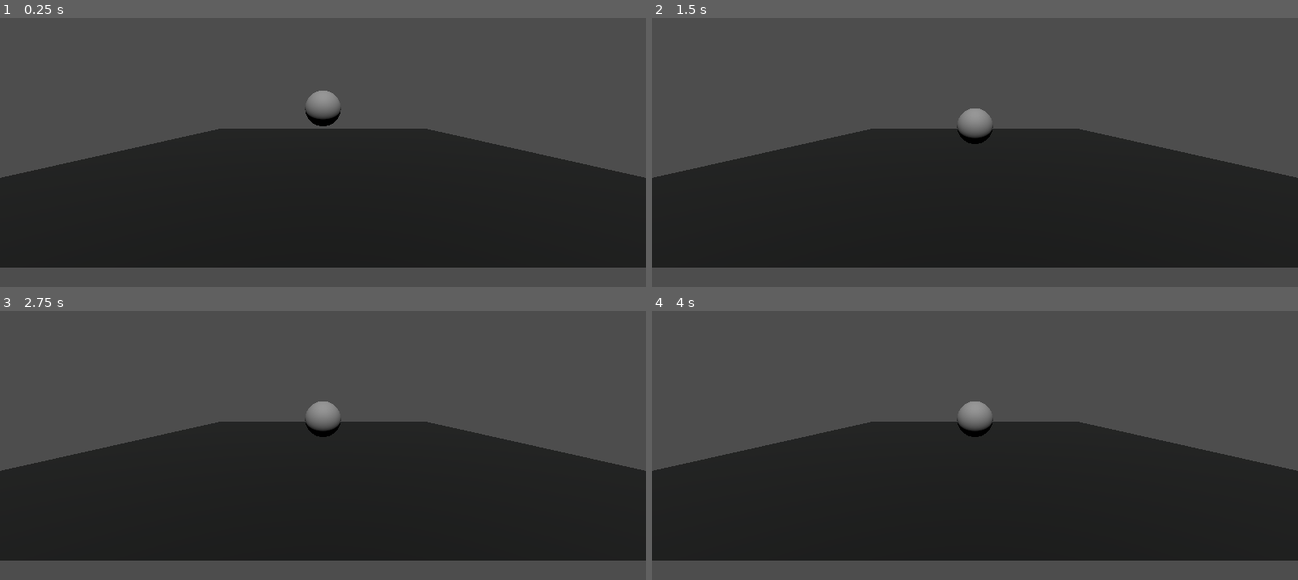
Above: before the commit, frames 1-4 (two rows, left to right).
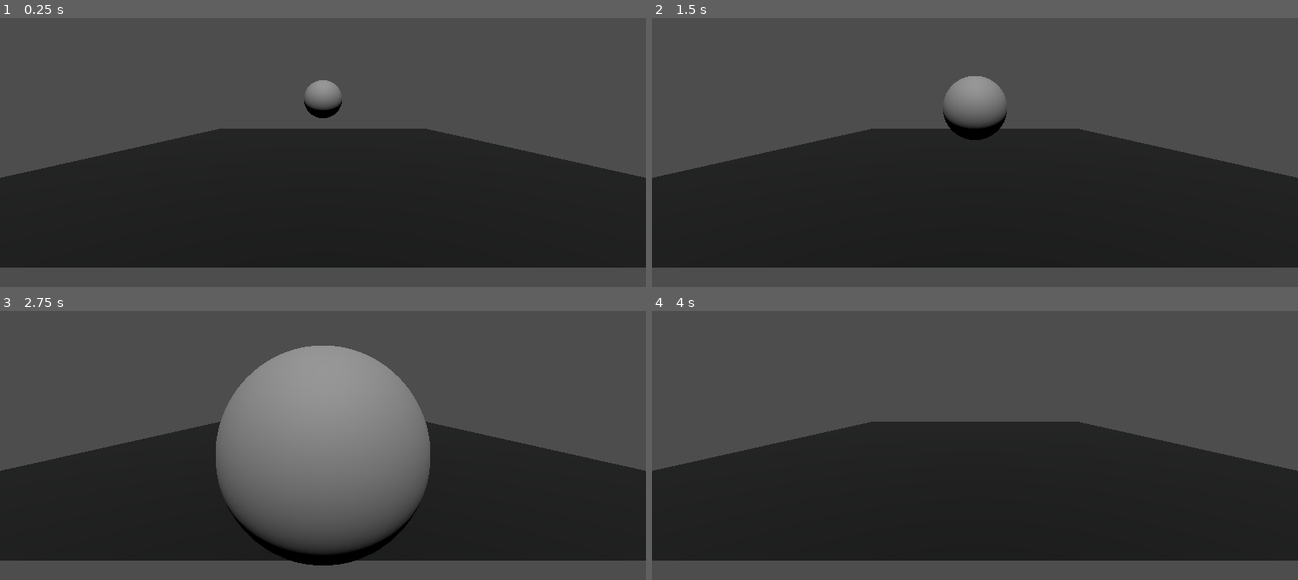
Above: after the commit, the same moments.

Repository: motionnblur/3d-prototype-godot
Game: Godot game, scene res://node_3d.tscn
The game is run twice, just before and just after one commit, with the same random seed, the same clock (stepped at 60 frames per second) and the same inputs. The project has no main scene, so this scene is started directly.
Inputs:
- Up to frame 1 (0.25 s): no input
- Up to frame 2 (1.5 s): no input
- Up to frame 3 (2.75 s): no input
- Up to frame 4 (4 s): tap Enter at 3.5 s

The runs differ from the first frame. In frame 1, 0.7% of the frame differs, in the area x 47-53%, y 23-41%; in frame 2, 1.6%; in frame 3, 20%, in the area x 33-67%, y 12-95%; in frame 4, 0.5%.

Commit message:
Move sphere

Diff:
--- a/node_3d.tscn
+++ b/node_3d.tscn
@@ -1,4 +1,10 @@
-[gd_scene load_steps=6 format=3 uid="uid://bg4qm1eumyu0f"]
+[gd_scene load_steps=7 format=3 uid="uid://bg4qm1eumyu0f"]
+
+[ext_resource type="Script" path="res://sphere.gd" id="1_fxaeq"]
+
+[sub_resource type="SphereShape3D" id="SphereShape3D_ydlkx"]
+
+[sub_resource type="SphereMesh" id="SphereMesh_7oyq0"]
 
 [sub_resource type="BoxShape3D" id="BoxShape3D_74jhx"]
 size = Vector3(10.0977, 0.102234, 9.99438)
@@ -8,11 +14,20 @@
 [sub_resource type="StandardMaterial3D" id="StandardMaterial3D_ccyms"]
 albedo_color = Color(0.00368827, 0.0238748, 0.0135652, 1)
 
-[sub_resource type="SphereShape3D" id="SphereShape3D_ydlkx"]
+[node name="Node3D" type="Node3D"]
 
-[sub_resource type="SphereMesh" id="SphereMesh_7oyq0"]
+[node name="Camera3D" type="Camera3D" parent="."]
+transform = Transform3D(1, 0, 0, 0, 1, 0, 0, 0, 1, 0, 1.11942, 6.63049)
 
-[node name="Node3D" type="Node3D"]
+[node name="sphere" type="RigidBody3D" parent="."]
+transform = Transform3D(1, 0, 0, 0, 1, 0, 0, 0, 1, 0, 1.32525, 0)
+script = ExtResource("1_fxaeq")
+
+[node name="CollisionShape3D" type="CollisionShape3D" parent="sphere"]
+shape = SubResource("SphereShape3D_ydlkx")
+
+[node name="MeshInstance3D" type="MeshInstance3D" parent="sphere"]
+mesh = SubResource("SphereMesh_7oyq0")
 
 [node name="StaticBody3D" type="StaticBody3D" parent="."]
 
@@ -27,17 +42,5 @@
 skeleton = NodePath("../..")
 surface_material_override/0 = SubResource("StandardMaterial3D_ccyms")
 
-[node name="sphere" type="RigidBody3D" parent="."]
-transform = Transform3D(1, 0, 0, 0, 1, 0, 0, 0, 1, 0, 1.32525, 0)
-
-[node name="CollisionShape3D" type="CollisionShape3D" parent="sphere"]
-shape = SubResource("SphereShape3D_ydlkx")
-
-[node name="MeshInstance3D" type="MeshInstance3D" parent="sphere"]
-mesh = SubResource("SphereMesh_7oyq0")
-
-[node name="Camera3D" type="Camera3D" parent="."]
-transform = Transform3D(1, 0, 0, 0, 1, 0, 0, 0, 1, 0, 1.11942, 6.63049)
-
 [node name="DirectionalLight3D" type="DirectionalLight3D" parent="."]
 transform = Transform3D(1, -0.000536813, -5.83798e-05, 0.000358725, 0.579674, 0.814849, -0.0004036, -0.814849, 0.579674, 0, 3.26846, 0)
--- /dev/null
+++ b/sphere.gd
@@ -0,0 +1,8 @@
+extends RigidBody3D
+
+
+#func _ready() -> void:
+	#pass
+
+func _process(delta: float) -> void:
+	linear_velocity = transform.basis.z * 2;
